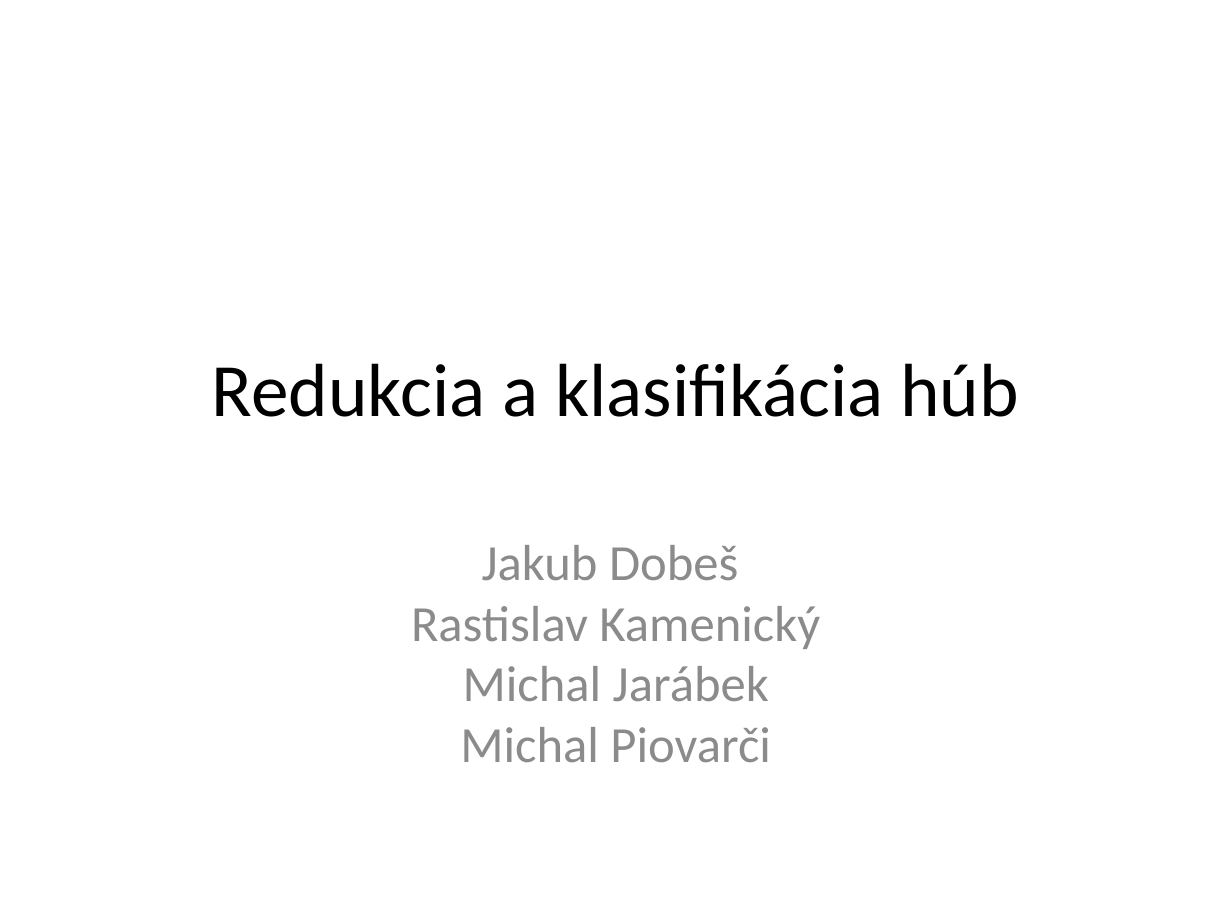
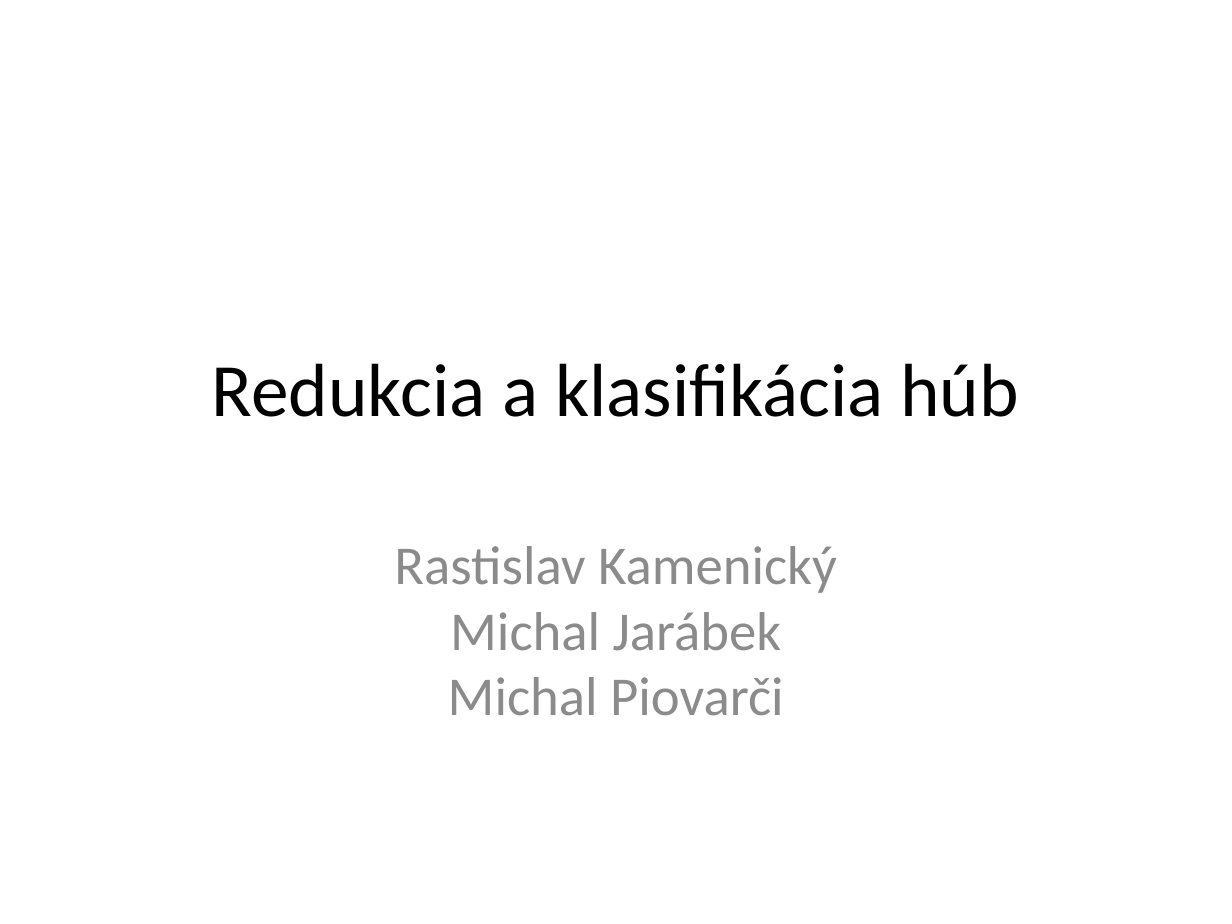
Before and after one commit to misop/ro, a slide deck: slide 1 of prezentacia.pptx. Drawn at 1232x924 pixels with LibreOffice and Linux fonts; fonts in the diff are those of the drawing. Boxes give left, top, right and bottom in pixels: in the first picture for what was removed or moved away, otherwise in the second. Text is boxed around its words. In the diff, an @@ line names an element or a change of style, - is before the commit and + after.

```diff
--- a/prezentacia.pptx
+++ b/prezentacia.pptx
@@ subtitle at [394, 546, 837, 716]: text changed; size 29.6 to 32 pt @@
-Jakub Dobeš
-Rastislav Kamenický
-Michal Jarábek
-Michal Piovarči
+Rastislav Kamenický
+Michal Jarábek
+Michal Piovarči
```
Also in this commit, not shown: 7 other slides changed, 2 slides added, 7 other files.
